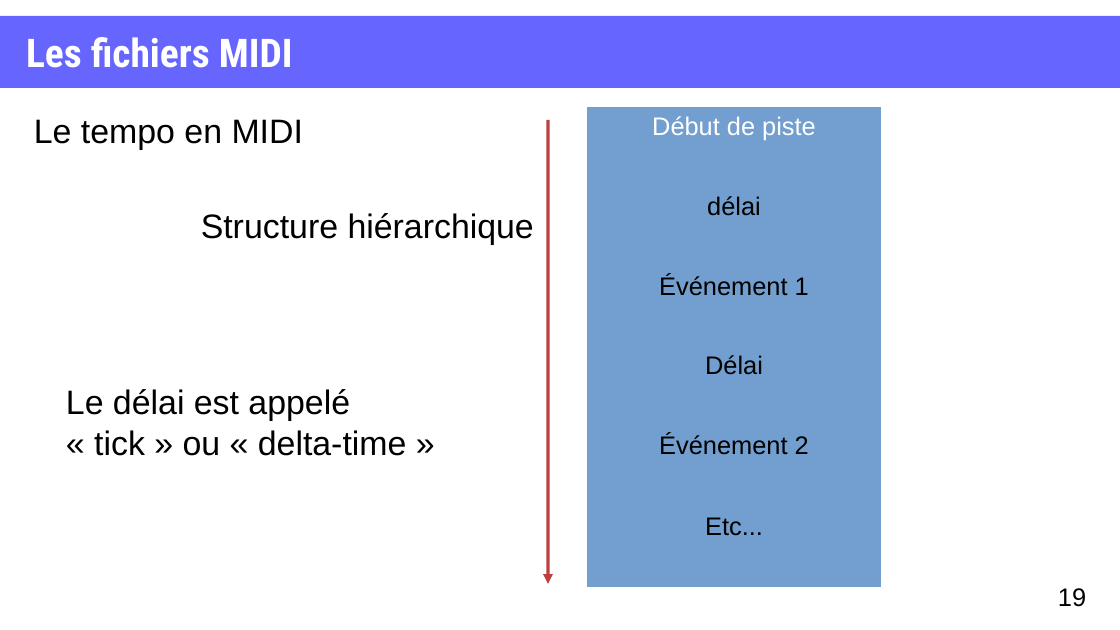
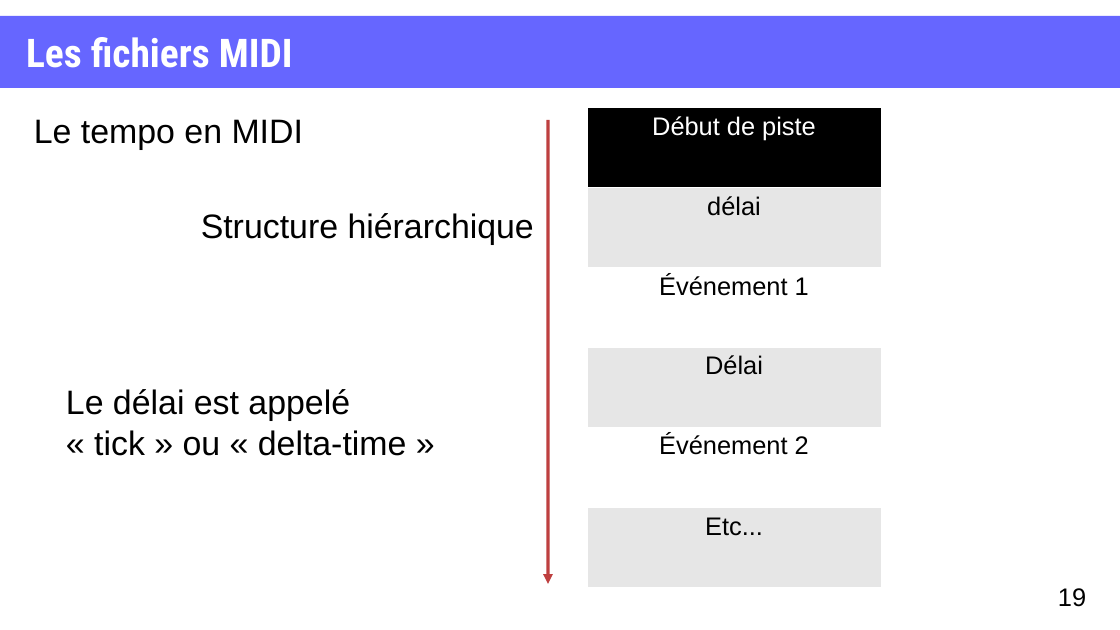
Before and after one commit to XgLsuLzRMy/Composition-Musicale-par-Reseau-de-Neurones, a slide deck: slide 19 of projet.odp. Drawn at 1120x630 pixels with LibreOffice and Linux fonts; fonts in the diff are those of the drawing. Boxes give left, top, right and bottom in pixels: in the first picture for what was removed or moved away, otherwise in the second. Text is boxed around its words. In the diff, an @@ line names an element or a change of style, - is before the commit and + after.

```diff
--- a/projet.odp
+++ b/projet.odp
@@ table at [587, 107, 882, 586] @@
@@ fill #729FCF to #000000 in row 1, column 1 @@
@@ fill #729FCF to #E6E6E6 in 3 cells @@
@@ fill #729FCF to #FFFFFF in 2 cells @@
@@ borders changed @@
```
Also in this commit, not shown: 11 other slides changed, 1 slide removed, 1 other file.
